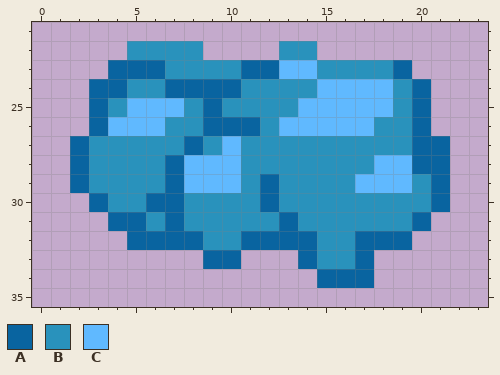
Two states of a pixel-art sprite, hold/ihcathb/ihc.h.b.cf.deadcore.1.png. Above: the version before the commit.
The file is 24x64 pixels. Shown: x 0..23, y 21..35.
Palette (. is transparent): A #0964a0  B #2992bc  C #60b9ff
Pixels before, first column x 2:
22 ...BBBB....BB.......
23 ..AAABBBBAACCBBBBA..
24 .AABBAAAABBBBCCCCBA.
25 .ABCCCBABBBBCCCCCBA.
26 .ACCCBBAAABCCCCCBBA.
27 ABBBBBABCBBBBBBBBBAA
28 ABBBBACCCBBBBBBBCCAA
29 ABBBBACCCBABBBBCCCBA
30 .ABBAABBBBABBBBBBBBA
31 ..AABABBBBBABBBBBBA.
32 ...AAAABBAAAABBAAA..
33 .......AA...ABBA....
34 .............AAA....
New version:
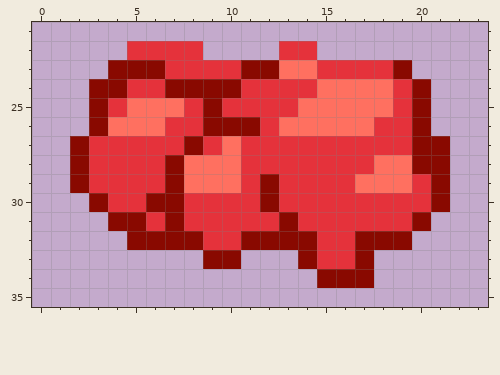
Edits made:
colour A: #0964a0 -> #890900
colour B: #2992bc -> #e5323b
colour C: #60b9ff -> #ff7060
Where, in picture pixels (left, top, right, bottom), the same in both pictures:
changed: (70, 41, 450, 288)
